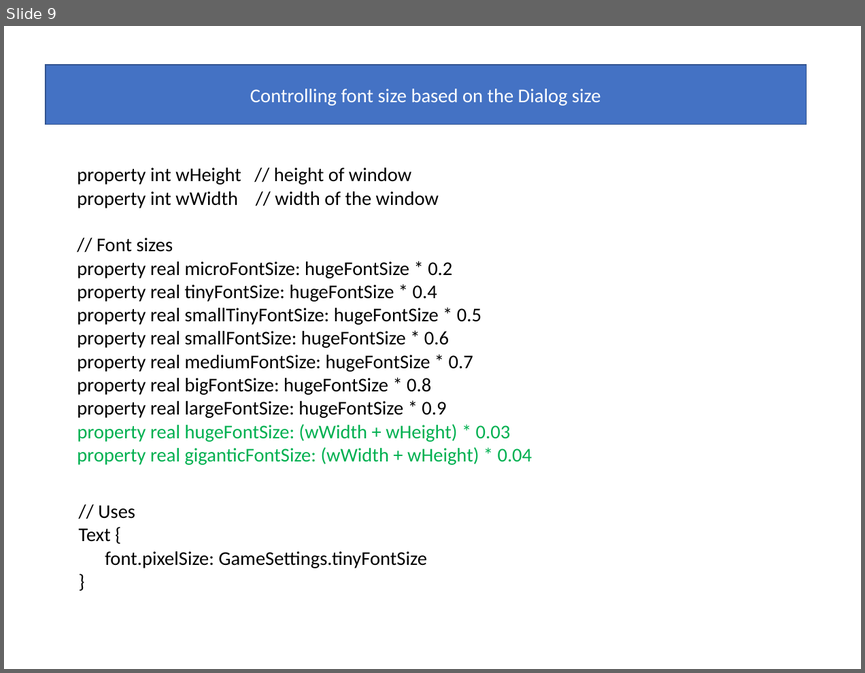
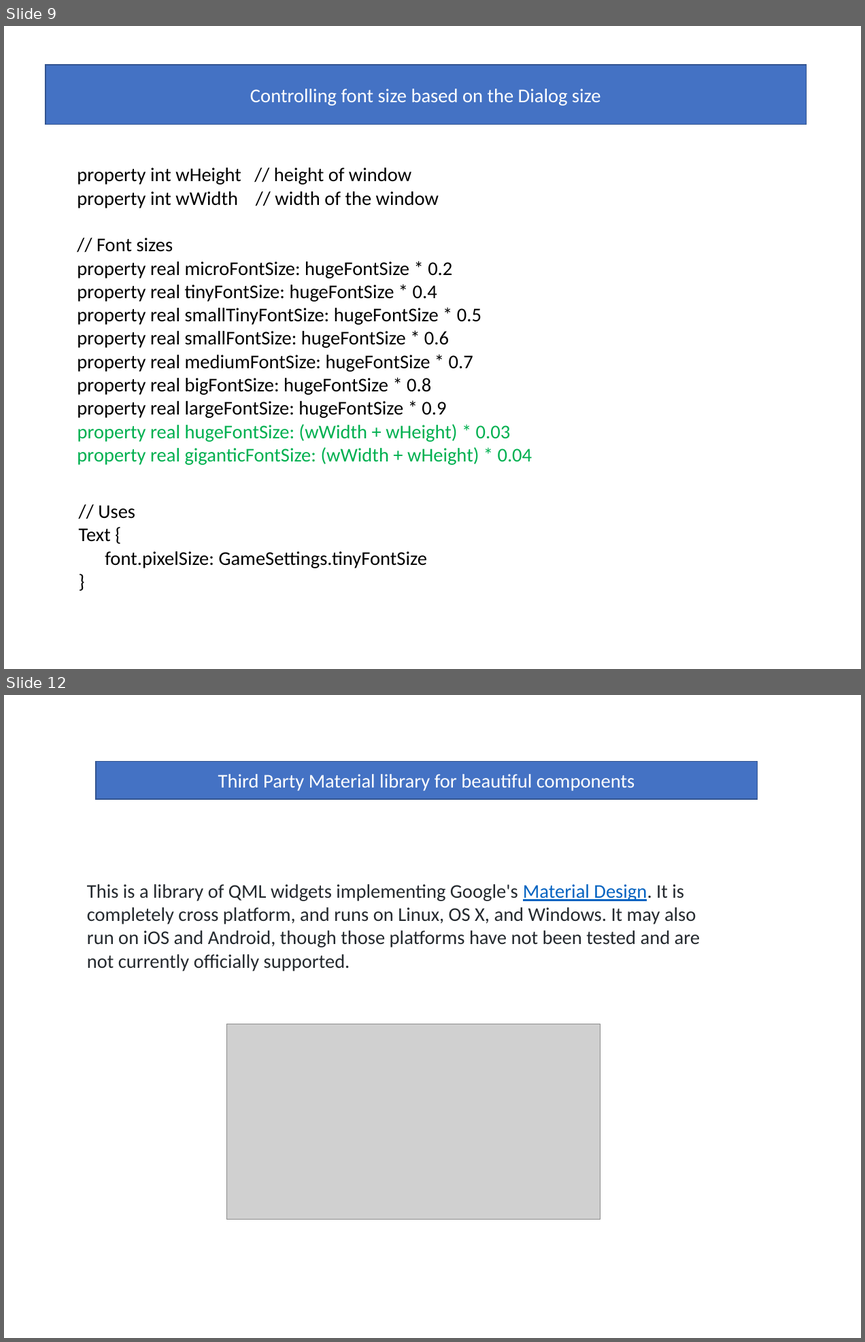
Before and after one commit to girishlande/QMLProjects, a slide deck: learnings.pptx. Shown one above the other, each under a label of ours: slide 9 before the commit, slides 9 and 12 after it; the slides between them are not shown. The pictures are 865x673 and 865x1342 pixels, drawn with LibreOffice and Linux fonts; fonts in the diff are those of the drawing; grey boxes stand for pictures; background and template pictures are left out. Boxes give left, top, right and bottom in pixels: in the first picture for what was removed or moved away, otherwise in the second. Text is boxed around its words. In the diff, an @@ line names an element or a change of style, - is before the commit and + after.

```diff
--- a/learnings.pptx
+++ b/learnings.pptx
@@ slide 12 added at [4,695,861,1338], background picture (left out) @@
@@ rectangle added at [96,761,757,799], fill #4472C4, outline #325491 1 pt, 18 pt, text #FFFFFF @@
+Third Party Material library for beautiful components
@@ text added at [87,884,700,971], 18 pt, text #24292E @@
+This is a library of QML widgets implementing Google's Material Design. It is completely cross platform, and runs on Linux, OS X, and Windows. It may also run on iOS and Android, though those platforms have not been tested and are not currently officially supported.
@@ picture added at [226,1024,600,1219] @@
```
Also in this commit, not shown: 2 slides changed, 9 other slides added, 24 other files.
